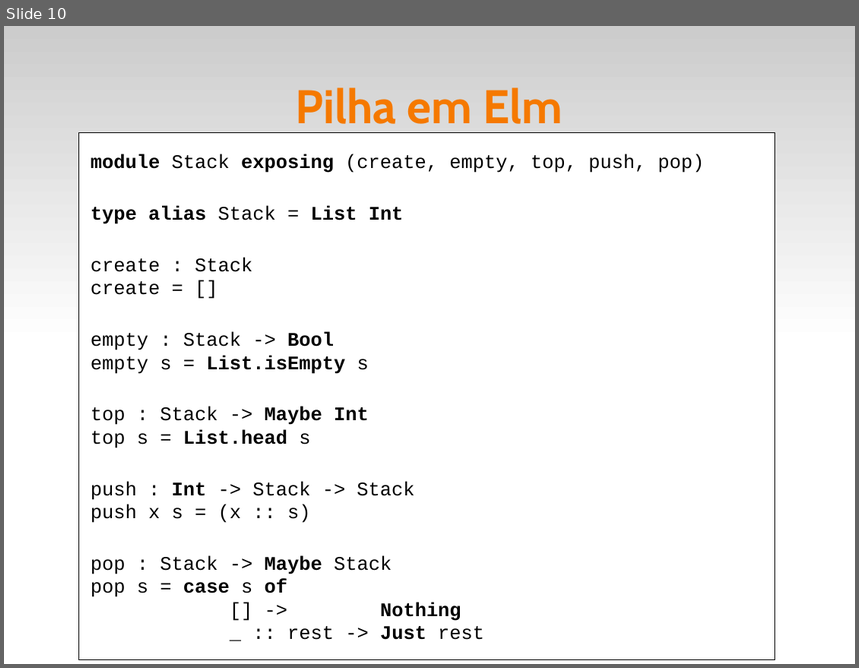
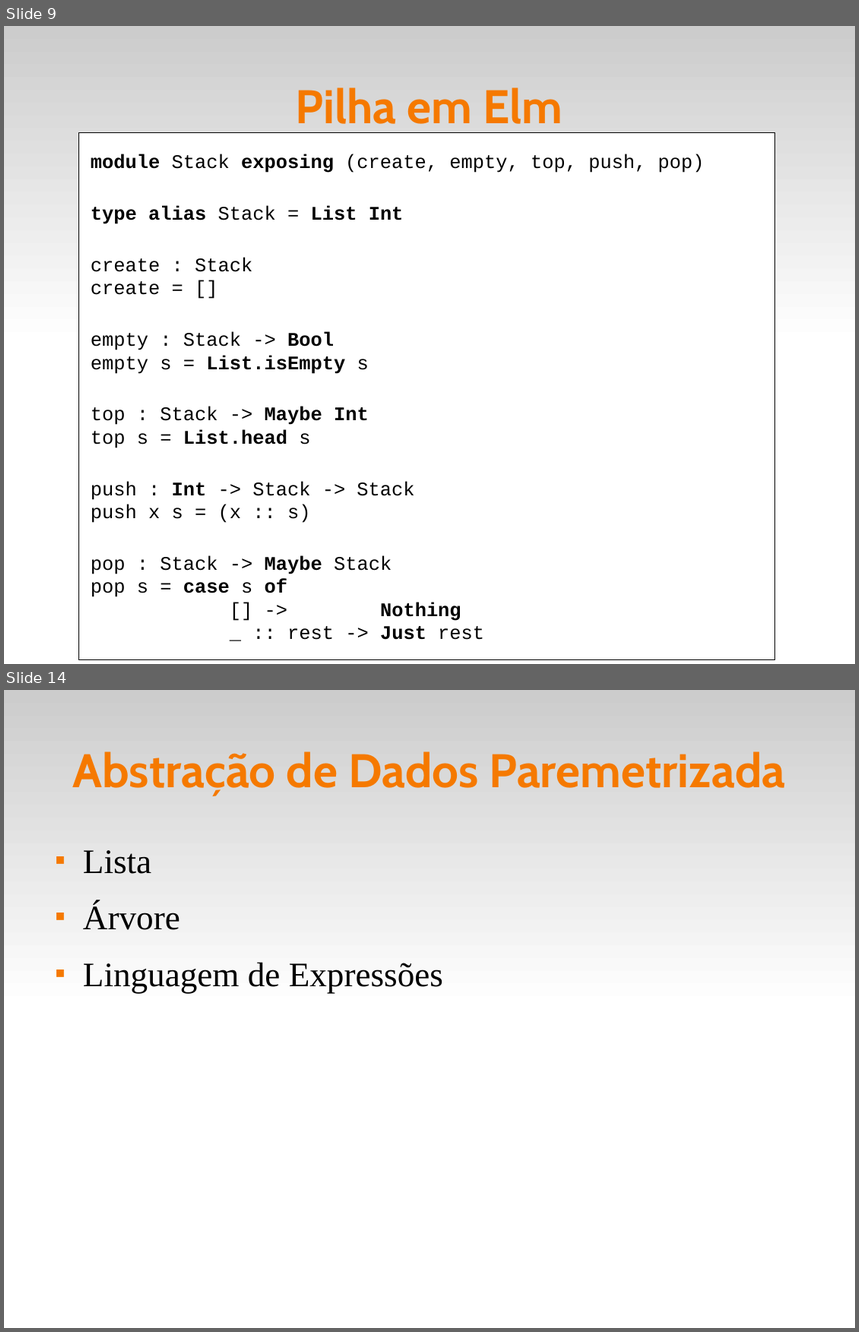
Before and after one commit to fsantanna-uerj/EDL, a slide deck: slides/edl-06-adts.odp. Shown one above the other, each under a label of ours: slide 10 before the commit, slides 9 and 14 after it; the slides between them are not shown. The pictures are 859x668 and 859x1332 pixels, drawn with LibreOffice and Linux fonts; fonts in the diff are those of the drawing. Boxes give left, top, right and bottom in pixels: in the first picture for what was removed or moved away, otherwise in the second. Text is boxed around its words. In the diff, an @@ line names an element or a change of style, - is before the commit and + after.

```diff
--- a/slides/edl-06-adts.odp
+++ b/slides/edl-06-adts.odp
@@ slide 14 added at (4, 690, 855, 1328), background #FFFFFF; not listed: 1 template element that a slide beside it also shows @@
@@ title added at (73, 752, 786, 796), 44 pt, text #F57900, bold @@
+Abstração de Dados Paremetrizada
@@ text added at (83, 850, 443, 993), 32 pt, text #000000 @@
+■ Lista
+■ Árvore
+■ Linguagem de Expressões
@@ what was slide 10 is now slide 9 @@
```
Also in this commit, not shown: 1 slide changed, 4 other slides added, 1 slide removed, 15 other files.
